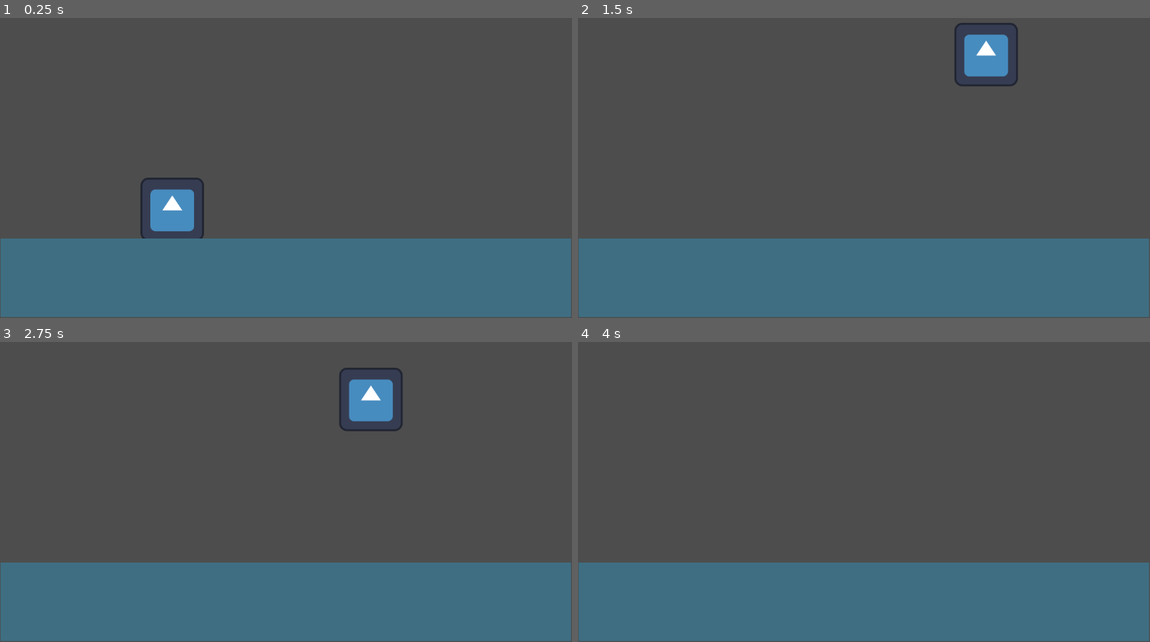
Above: before the commit, frames 1-4 (two rows, left to right).
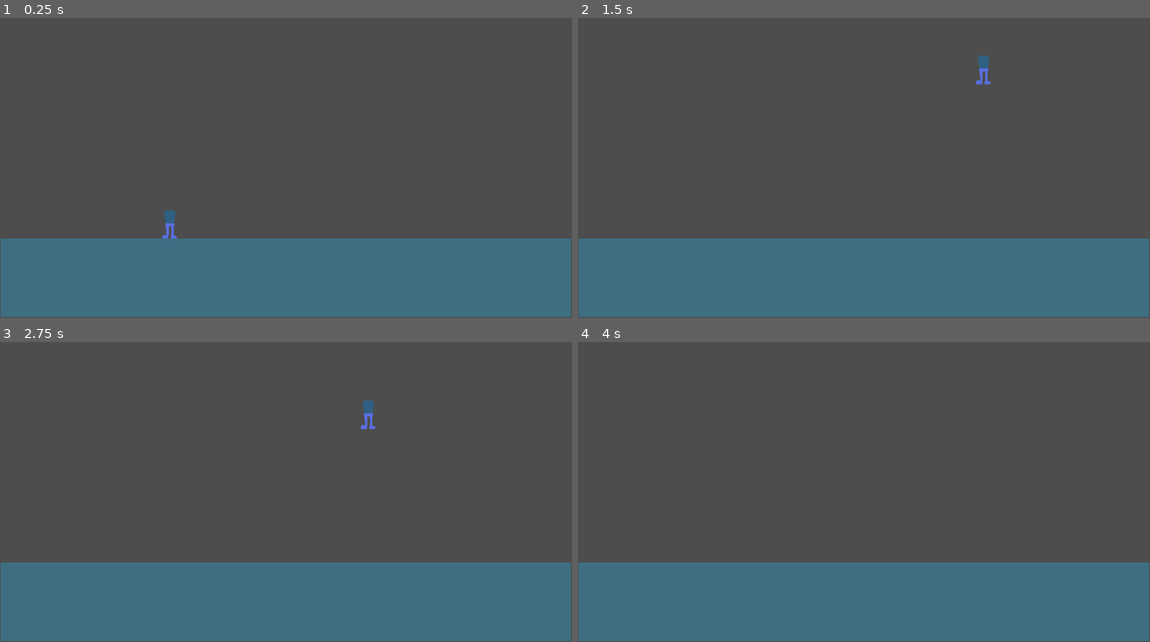
Above: after the commit, the same moments.

Repository: CodeGurke/Working-Title
Game: Godot game, scene res://src/scenes/main.tscn
Same seed, same stepped clock (60 frames per second), same inputs: the game is played once before the commit and once after it. The engine's default icon, where the game draws it, is replaced by a stand-in: a white triangle on a blue panel in a dark square.
Inputs:
- Up to frame 1 (0.25 s): no input
- Up to frame 2 (1.5 s): tap Enter at 0.5 s; hold W (move_up) 0.53-1.28 s; hold D (move_right) from 0.53 s (still down); tap W (move_up) at 1.35 s
- Up to frame 3 (2.75 s): tap W (move_up) at 1.52, 1.82 s; release D (move_right) at 2.03 s; hold A (move_left) from 2.03 s (still down); hold W (move_up) from 2.03 s (still down)
- Up to frame 4 (4 s): release A (move_left) at 2.78 s; release W (move_up) at 2.78 s; hold D (move_right) from 2.78 s (still down); tap W (move_up) at 2.85, 3.02, 3.32 s; hold W (move_up) from 3.53 s (still down)

The runs differ from the first frame. In frame 1, 1.3% of the frame differs, in the area x 24-36%, y 53-74%; in frame 2, 1.4%, in the area x 65-77%, y 1-23%; in frame 3, 1.4%; in frame 4, nothing differs.

Commit message:
Movement Bug gefixts

Diff:
--- a/working-title/src/player/parts/body/body.tscn
+++ b/working-title/src/player/parts/body/body.tscn
@@ -11,8 +11,9 @@
 position = Vector2(0, -16)
 texture = ExtResource("1_logq1")
 
-[node name="CollisionShape2D" type="CollisionShape2D" parent="."]
+[node name="Area2D" type="Area2D" parent="."]
+
+[node name="CollisionShape2D" type="CollisionShape2D" parent="Area2D"]
 light_mask = 0
-visibility_layer = 0
 position = Vector2(0, -13)
 shape = SubResource("RectangleShape2D_kx6d7")
--- a/working-title/src/player/parts/legs/legs_standart.tscn
+++ b/working-title/src/player/parts/legs/legs_standart.tscn
@@ -17,8 +17,9 @@
 unique_name_in_owner = true
 position = Vector2(0, -32)
 
-[node name="CollisionShape2D" type="CollisionShape2D" parent="."]
+[node name="Area2D" type="Area2D" parent="."]
+
+[node name="CollisionShape2D" type="CollisionShape2D" parent="Area2D"]
 light_mask = 0
-visibility_layer = 0
 position = Vector2(0, -16)
 shape = SubResource("RectangleShape2D_lvy2k")
--- a/working-title/src/player/player.gd
+++ b/working-title/src/player/player.gd
@@ -1,11 +1,19 @@
 extends CharacterBody2D
 
+
+# holds the player characters stats
+# TODO should probably be moved to the character Node
 var speed : int = 500
 var jump_force : int = -2000
 var gravity : int = ProjectSettings.get_setting("physics/2d/default_gravity")
 
 
+# when everything is loaded builds the players character
+func _ready() -> void:
+	%character.build_body()
 
+
+# movement code
 func _physics_process(delta):
 	var movement : int = Input.get_axis('move_left', 'move_right')
 	var jump : bool = Input.is_action_pressed("move_up")
--- a/working-title/src/player/player.tscn
+++ b/working-title/src/player/player.tscn
@@ -1,24 +1,25 @@
 [gd_scene load_steps=5 format=3 uid="uid://c8vyybnfvcs4g"]
 
-[ext_resource type="Texture2D" uid="uid://bdwp48ca7i8wk" path="res://icon.svg" id="1_e5dn1"]
 [ext_resource type="Script" path="res://src/player/player.gd" id="1_njt6n"]
+[ext_resource type="Script" path="res://src/player/character.gd" id="2_f4s8n"]
 [ext_resource type="Script" path="res://src/state-machine/state-machine.gd" id="3_wncy2"]
 
-[sub_resource type="RectangleShape2D" id="RectangleShape2D_3u2o5"]
-size = Vector2(118, 120)
+[sub_resource type="RectangleShape2D" id="RectangleShape2D_2ie5r"]
+size = Vector2(18, 80)
 
 [node name="player" type="CharacterBody2D"]
 script = ExtResource("1_njt6n")
 
-[node name="sprite" type="Sprite2D" parent="."]
-texture = ExtResource("1_e5dn1")
+[node name="character" type="Node2D" parent="."]
+unique_name_in_owner = true
+script = ExtResource("2_f4s8n")
 
-[node name="hitbox" type="CollisionShape2D" parent="."]
-shape = SubResource("RectangleShape2D_3u2o5")
+[node name="collision_box" type="CollisionShape2D" parent="."]
+position = Vector2(0, -40)
+shape = SubResource("RectangleShape2D_2ie5r")
 
-[node name="player-controller" type="Node" parent="." node_paths=PackedStringArray("default_state")]
+[node name="player-controller" type="Node" parent="."]
 script = ExtResource("3_wncy2")
-default_state = NodePath("idle")
 
 [node name="idle" type="Node" parent="player-controller"]
 
--- a/working-title/src/scenes/main.tscn
+++ b/working-title/src/scenes/main.tscn
@@ -8,7 +8,7 @@
 [node name="main" type="Node"]
 
 [node name="player" parent="." instance=ExtResource("1_b7yiy")]
-position = Vector2(347, 283)
+position = Vector2(342, 409)
 
 [node name="Area2D" type="StaticBody2D" parent="."]
 
--- a/working-title/src/state-machine/state-machine.gd
+++ b/working-title/src/state-machine/state-machine.gd
@@ -1,37 +1,37 @@
 extends Node
-
-
-@export var default_state : Node
-
-var states : Array[Node] = [$idle, $move, $jump, $fall]
-var active_states : Array[Node]
-
-
-
-func _init():
-	active_states.append(default_state)
-
-func process_frame() -> void:
-	pass
-
-func process_physics() -> void:
-	active_states.clear()
-
-	var movement : float = get_movement()
-	var jump : bool = get_jump()
-
-	if movement == 0 and jump == false:
-		active_states.append($idle)
-		return
-
-	if movement != 0:
-		active_states.append($move)
-
-	if jump == true:
-		active_states.append($jump)
-
-func get_movement() -> float:
-	return Input.get_axis('move_left', 'move_right')
-
-func get_jump() -> bool:
-	return Input.is_action_pressed("move_up")
+# disabled because it doesnt yet have an use
+#
+#@export var default_state : Node
+#
+#var states : Array[Node] = [$idle, $move, $jump, $fall]
+#var active_states : Array[Node]
+#
+#
+#
+#func _init():
+	#active_states.append(default_state)
+#
+#func process_frame() -> void:
+	#pass
+#
+#func process_physics() -> void:
+	#active_states.clear()
+	#
+	#var movement : float = get_movement()
+	#var jump : bool = get_jump()
+	#
+	#if movement == 0 and jump == false:
+		#active_states.append($idle)
+		#return
+	#
+	#if movement != 0:
+		#active_states.append($move)
+	#
+	#if jump == true:
+		#active_states.append($jump)
+#
+#func get_movement() -> float:
+	#return Input.get_axis('move_left', 'move_right')
+#
+#func get_jump() -> bool:
+	#return Input.is_action_pressed("move_up")
Binary file removed: working-title/src/player/Body1.png
Not shown, removed: working-title/src/player/Body1.png.import
Binary file removed: working-title/src/player/Body2.png
Not shown, removed: working-title/src/player/Body2.png.import
Binary file removed: working-title/src/player/Legs1.png
Not shown, removed: working-title/src/player/Legs1.png.import
